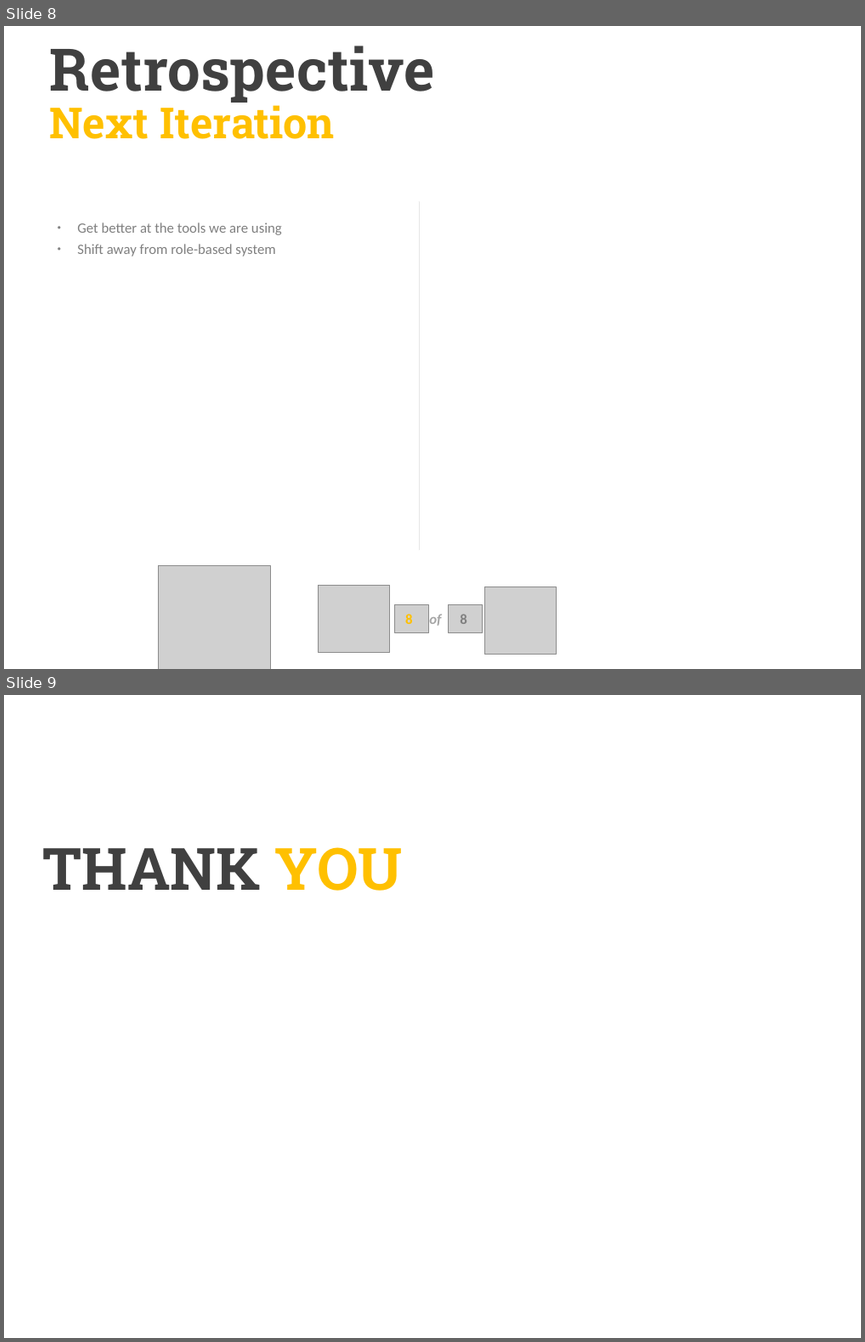
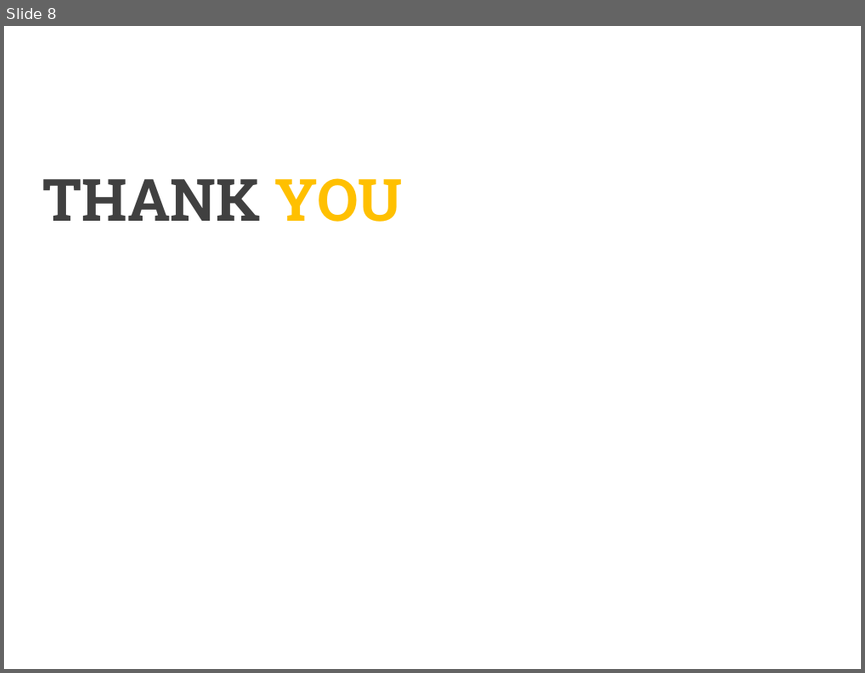
Before and after one commit to luringens/DoodleChess, a slide deck: docs/presentation/Presentasjon oblig4.pptx. Shown one above the other, each under a label of ours: slides 8 and 9 before the commit, slide 8 after it. The pictures are 865x1342 and 865x673 pixels, drawn with LibreOffice and Linux fonts; fonts in the diff are those of the drawing; grey boxes stand for pictures; background and template pictures are left out. Boxes give left, top, right and bottom in pixels: in the first picture for what was removed or moved away, otherwise in the second. Text is boxed around its words. In the diff, an @@ line names an element or a change of style, - is before the commit and + after.

```diff
--- a/docs/presentation/Presentasjon oblig4.pptx
+++ b/docs/presentation/Presentasjon oblig4.pptx
@@ slide 8 removed at (4,26,861,669), background picture (left out) @@
@@ text removed at (50,46,435,102) @@
-Retrospective
@@ text removed at (49,99,335,139) @@
-Next Iteration
@@ line removed from (419, 202) to (419, 550) @@
@@ line removed from (419, 202) to (419, 550) @@
@@ text removed at (77,222,282,256) @@
-● Get better at the tools we are using
-● Shift away from role-based system
@@ picture removed at (158,566,270,669) @@
@@ picture removed at (318,584,390,652) @@
@@ picture removed at (484,586,556,654) @@
@@ picture removed at (395,604,429,633) @@
@@ picture removed at (449,604,483,633) @@
@@ text removed at (405,613,412,624) @@
-8
@@ text removed at (429,613,441,625) @@
-of
@@ text removed at (460,614,466,624) @@
-8
@@ what was slide 9 is now slide 8 @@
```
Also in this commit, not shown: 5 slides changed, 2 slides added, 2 other slides removed, 3 other files.
